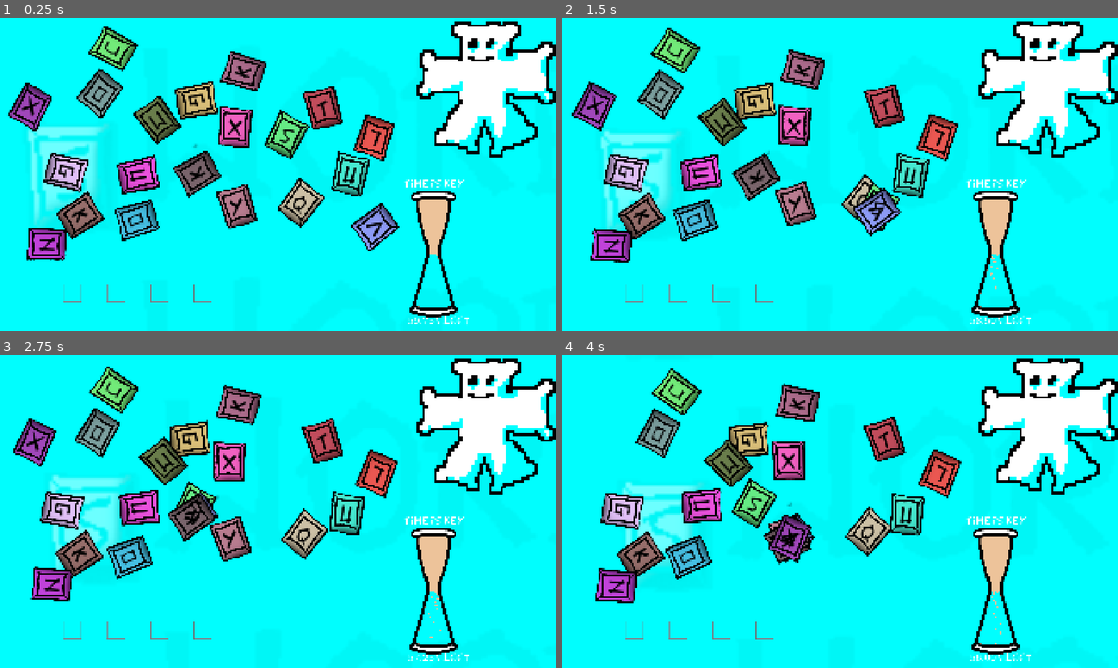
Above: before the commit, frames 1-4 (two rows, left to right).
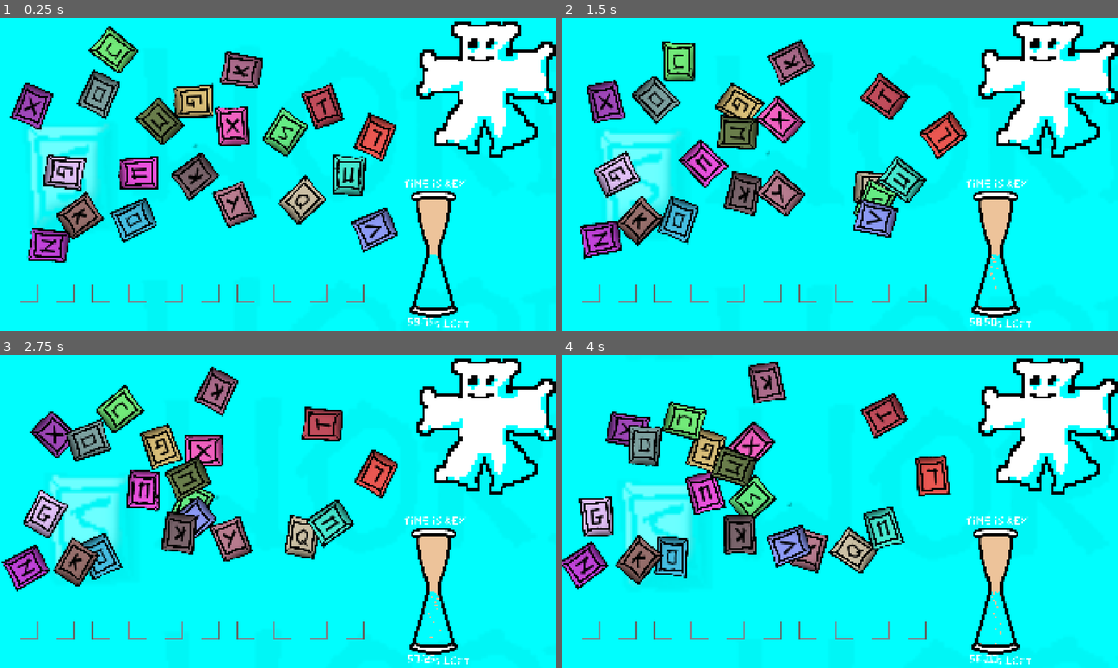
Above: after the commit, the same moments.

Repository: perlindgren/s_word
Game: Godot game, scene res://scenes/main.tscn
Two runs of this game, one before a commit and one after it. Both use one fixed random seed, a clock stepped at 60 frames per second and the inputs below.
Inputs (mouse positions are in pixels of both pictures, inside the frame that each line leads up to):
- Up to frame 1 (0.25 s): no input
- Up to frame 2 (1.5 s): drag from (845, 133) to (940, 227) at 0.52 s; drag from (934, 230) to (756, 177) at 1.27 s
- Up to frame 3 (2.75 s): move the mouse to (305, 536) at 2.02 s; click (305, 536) at 2.17 s
- Up to frame 4 (4 s): drag from (756, 517) to (595, 442) at 2.77 s; drag from (600, 442) to (789, 536) at 3.52 s

The runs differ from the first frame. In frame 1, 10% of the frame differs, in the area x 1-85%, y 2-99%; in frame 2, 16%; in frame 3, 17%; in frame 4, 19%, in the area x 0-85%, y 2-99%.

Commit message:
board gameplay works besides flipping

Diff:
--- a/project.godot
+++ b/project.godot
@@ -13,6 +13,7 @@
 config/name="sWord"
 run/main_scene="uid://c08ajglgtevpi"
 config/features=PackedStringArray("4.7", "Forward Plus")
+run/max_fps=60
 
 [autoload]
 
--- a/scenes/brick.tscn
+++ b/scenes/brick.tscn
@@ -7,29 +7,28 @@
 [sub_resource type="RectangleShape2D" id="RectangleShape2D_srqkv"]
 size = Vector2(64, 64)
 
-[node name="Brick" type="Area2D" unique_id=273881986]
+[node name="Brick" type="Area2D" unique_id=273881986 groups=["bricks_and_borders"]]
 script = ExtResource("1_0w5h4")
+
+[node name="Sprite2D" type="Sprite2D" parent="." unique_id=2009699247]
+scale = Vector2(0.75, 0.75)
+texture = ExtResource("3_7mekc")
 
 [node name="Label" type="Label" parent="." unique_id=1139539660]
 modulate = Color(0, 0, 0, 1)
-z_index = 1
 anchors_preset = 8
 anchor_left = 0.5
 anchor_top = 0.5
 anchor_right = 0.5
 anchor_bottom = 0.5
 offset_left = -20.0
-offset_top = -29.0
+offset_top = -32.5
 offset_right = 20.0
-offset_bottom = 29.0
+offset_bottom = 32.5
 grow_horizontal = 2
 grow_vertical = 2
 theme_override_fonts/font = ExtResource("2_c34n8")
 theme_override_font_sizes/font_size = 64
 
-[node name="Sprite2D" type="Sprite2D" parent="." unique_id=2009699247]
-scale = Vector2(0.75, 0.75)
-texture = ExtResource("3_7mekc")
-
 [node name="CollisionShape2D" type="CollisionShape2D" parent="." unique_id=1606817143]
 shape = SubResource("RectangleShape2D_srqkv")
--- a/scenes/main.tscn
+++ b/scenes/main.tscn
@@ -34,7 +34,8 @@
 
 [node name="Main" type="Node2D" unique_id=943896723]
 script = ExtResource("1_sugp2")
-slots_space = 150.0
+brick_rotation_speed = 1.0
+slots_nr = 10
 
 [node name="CanvasLayer" type="CanvasLayer" parent="." unique_id=394326658]
 layer = -10
@@ -85,7 +86,7 @@
 randomness = 0.1
 process_material = SubResource("ParticleProcessMaterial_srqkv")
 
-[node name="Label" type="Label" parent="Hourglass" unique_id=1868858888]
+[node name="TimeIsKey" type="Label" parent="Hourglass" unique_id=1868858888]
 offset_left = -210.0
 offset_top = -514.0
 offset_right = 212.0
@@ -104,28 +105,36 @@
 theme_override_font_sizes/font_size = 64
 text = "60.0"
 
-[node name="Walls" type="Node2D" parent="." unique_id=482203113 groups=["bricks_and_borders"]]
+[node name="SLEFT" type="Label" parent="Hourglass" unique_id=306796353]
+offset_top = 456.0
+offset_right = 319.0
+offset_bottom = 544.0
+theme_override_fonts/font = ExtResource("8_tipki")
+theme_override_font_sizes/font_size = 64
+text = "S LEFT "
+
+[node name="Walls" type="Node2D" parent="." unique_id=482203113]
 position = Vector2(695, 836)
 
-[node name="Top" type="StaticBody2D" parent="Walls" unique_id=1935853392]
+[node name="Top" type="Area2D" parent="Walls" unique_id=1289642757 groups=["bricks_and_borders"]]
 position = Vector2(-7, -824)
 
-[node name="CollisionShape2D" type="CollisionShape2D" parent="Walls/Top" unique_id=48677673]
+[node name="CollisionShape2D" type="CollisionShape2D" parent="Walls/Top" unique_id=261139423]
 shape = ExtResource("9_choun")
 
-[node name="Right" type="StaticBody2D" parent="Walls" unique_id=1129950700]
+[node name="Right" type="Area2D" parent="Walls" unique_id=2022173624 groups=["bricks_and_borders"]]
 position = Vector2(681, -413)
 
 [node name="CollisionShape2D" type="CollisionShape2D" parent="Walls/Right" unique_id=261860743]
 shape = ExtResource("10_ya4ey")
 
-[node name="Left" type="StaticBody2D" parent="Walls" unique_id=1308583155]
+[node name="Left" type="Area2D" parent="Walls" unique_id=1753534481 groups=["bricks_and_borders"]]
 position = Vector2(-687, -410)
 
 [node name="CollisionShape2D" type="CollisionShape2D" parent="Walls/Left" unique_id=416461170]
 shape = ExtResource("10_ya4ey")
 
-[node name="Bottom" type="StaticBody2D" parent="Walls" unique_id=362291498]
+[node name="Bottom" type="Area2D" parent="Walls" unique_id=641987870 groups=["bricks_and_borders"]]
 
 [node name="CollisionShape2D" type="CollisionShape2D" parent="Walls/Bottom" unique_id=911688766]
 shape = ExtResource("9_choun")
--- a/scripts/brick.gd
+++ b/scripts/brick.gd
@@ -1,4 +1,4 @@
-extends Area2D
+class_name Brick extends Area2D
 
 @export var move_speed: Vector2 = Vector2(10.0, 5)
 @export var rotation_speed: float = 0.01
@@ -7,20 +7,39 @@
 var old_rotation: float
 var click_offset: Vector2 = Vector2.ZERO
 
+@onready var main : Main = get_node("..")
+@onready var walls_top: Area2D = get_node("../Walls/Top")
+@onready var walls_left: Area2D = get_node("../Walls/Left")
+@onready var walls_right: Area2D = get_node("../Walls/Left")
+@onready var walls_bottom: Area2D = get_node("../Walls/Left")
+
 @onready var starting_position: Vector2 = global_position
 # Keeps track of the slot this item currently lives in
 var current_slot: Area2D = null
 
-func _process(delta: float) -> void:
+func _physics_process(delta: float) -> void:
 	if is_dragging:
 		global_position = get_global_mouse_position() - click_offset
 	else:
+		#print("self ", self)
 		if current_slot == null:
+			#await get_tree().process_frame
 			var overlapping_areas = get_overlapping_areas()
 			for area in overlapping_areas:
 				if area.is_in_group("bricks_and_borders"):
-					print("collision with", area)
-					break
+					# print(self, "collision with ", area)
+					match area:
+						[walls_top, walls_bottom]:
+							move_speed.y = -move_speed.y
+						[walls_left, walls_right]:
+							move_speed.x = -move_speed.x
+						_:
+							move_speed = -move_speed
+					rotation_speed = clampf(-rotation_speed * 1.1, -main.brick_max_rotation_speed, main.brick_max_rotation_speed)
+					position += 2 * move_speed * delta
+
+					break # only collide in one direction
+			# print("collision resolved for ", self)
 			position += move_speed * delta
 			rotation += rotation_speed * delta
 		else:
@@ -64,18 +83,18 @@
 
 	if target_slot:
 		if target_slot.current_item == null:
-			# Case A: Slot is empty. Clear old slot, occupy new slot.
+			# Clear old slot, occupy new slot.
 			if current_slot:
 				current_slot.current_item = null
 
 			snap_to_slot(target_slot)
 
 		elif target_slot.current_item == self:
-			# Case B: Dropped back into its own slot. Just snap back.
+			# Dropped back into its own slot. Just snap back.
 			snap_to_slot(target_slot)
 
 		else:
-			# Case C: Slot is occupied. Trigger the swap!
+			# Slot is occupied. Trigger the swap!
 			var existing_item = target_slot.current_item
 
 			if current_slot:
@@ -90,13 +109,19 @@
 
 			snap_to_slot(target_slot)
 	else:
-		print("drop at arbitrary position, current slot", current_slot)
-		if current_slot:
-			current_slot.current_item = null
-		current_slot = null
-		rotation = old_rotation
-		# Dropped in empty space, slide back home
-		# return_to_position(starting_position)
+		print("drop at arbitrary position, current slot", current_slot, ", position ", position)
+		var rect = Rect2(main.brick_area_pos, main.brick_area_size)
+		print("rect ", rect)
+
+		if rect.has_point(position):
+			print(" has point")
+			if current_slot:
+				current_slot.current_item = null
+			current_slot = null
+			rotation = old_rotation
+		else:
+			# Dropped in empty space, slide back home
+			return_to_position(starting_position)
 
 func snap_to_slot(slot: Area2D) -> void:
 	print("snap_to_slot")
--- a/scripts/hourglass.gd
+++ b/scripts/hourglass.gd
@@ -10,11 +10,15 @@
 
 func _process(delta) -> void:
 	curr_time -= delta
-	material.set_shader_parameter("ratio", 0.5 - curr_time/(2 * time))
-	seconds.text = str("%.2f" % curr_time + "S LEFT")
-	if curr_time < 10.0:
-		seconds.modulate = Color.DARK_RED
-	else:
-		seconds.modulate = Color.WHITE
 	if curr_time < 0:
 		curr_time = time;
+		print("you loose")
+
+	material.set_shader_parameter("ratio", 0.5 - curr_time/(2 * time))
+	seconds.text = str("%*.*f" % [5, 2,curr_time])
+	if curr_time < 10.0 and 10 / curr_time - int(10/curr_time)> 0.5 :
+		modulate = Color.RED# Color(1 - curr_time * 0.1, 0, 0, 1)
+	else:
+		modulate = Color.WHITE
+	if curr_time < 0:
+		curr_time = time;
--- a/scripts/main.gd
+++ b/scripts/main.gd
@@ -1,18 +1,17 @@
-extends Node2D
+class_name Main extends Node2D
 
 @export var bricks_nr : int = 20
-@export var brick_pos : Vector2 = Vector2(100.0, 100.0)
+@export var brick_area_pos : Vector2 = Vector2(100.0, 100.0)
 @export var brick_area_size : Vector2 = Vector2(1200.0, 700.0)
 @export var brick_color_min : float = 0.25
 @export var brick_color_max : float = 1.00
+@export var brick_speed : float = 50
 @export var brick_rotation_speed : float = 0.05
-
+@export var brick_max_rotation_speed : float = 1.0
 @export var slots_nr : int = 5
 @export var slots_pos : Vector2 = Vector2(100.0, 950.0)
 @export var slots_space : float = 125
-
 @export var n_char : int = 25
-
 
 const brick_resource : Resource = preload("res://scenes/brick.tscn")
 const slot_resource : Resource = preload("res://scenes/slot.tscn")
@@ -22,6 +21,7 @@
 	print("main: _ready")
 
 	var positions : Array[Vector2]= []
+	var nr_overlaps : int = 0
 	for i in range(0, bricks_nr):
 		# generate
 		var pos : Vector2;
@@ -31,24 +31,32 @@
 				func (v: Vector2) -> bool:
 					return pos.distance_to(v) < 150
 			):
-				print("overlap ", pos)
+				# print("overlap ", pos)
+				nr_overlaps += 1
 			else:
 				break
 
+		print("i, nr_overlaps ", nr_overlaps)
 		# print("add pos ", pos, " to ", positions)
 		positions.push_back(pos)
 
 		var brick_instance = brick_resource.instantiate()
-		brick_instance.position = pos + brick_pos
+		brick_instance.position = pos + brick_area_pos
 		brick_instance.modulate = Color(rng.randf_range(brick_color_min, brick_color_max), rng.randf_range(brick_color_min, brick_color_max), rng.randf_range(brick_color_min, brick_color_max), 1.0)
 		brick_instance.rotation = randf() * TAU
 		brick_instance.old_rotation = brick_instance.rotation
-		brick_instance.get_child(0).text = String.chr(65 + randi() % n_char)
-		brick_instance.move_speed = Vector2(rng.randf_range(-10, 10), rng.randf_range(-10, 10))
+		brick_instance.get_node("Label").text = String.chr(65 + randi() % n_char)
+		brick_instance.move_speed = Vector2(rng.randf_range(-brick_speed, brick_speed), rng.randf_range(-brick_speed, brick_speed))
 		brick_instance.rotation_speed = rng.randf_range(-brick_rotation_speed, brick_rotation_speed)
+		brick_instance.z_index = i
 		add_child(brick_instance)
 
-	for i in range(1, slots_nr):
+	for i in range(0, slots_nr):
 		var slot_instance = slot_resource.instantiate()
 		slot_instance.position = Vector2(slots_space * i, 0.0) + slots_pos
 		add_child(slot_instance)
+
+	# Formatting examples
+	# print(str("%*.*f" % [5, 2, 0]))
+	# print(str("%*.*f" % [5, 2, 60.23]))
+	# print(str("%*.*f" % [5, 2, 3.2]))
--- a/scripts/slot.gd
+++ b/scripts/slot.gd
@@ -1,4 +1,4 @@
-extends Area2D
+class_name Slot extends Area2D
 
 # Keeps track of which item is currently occupying this slot
 var current_item: Area2D = null
Binary file changed: assets/fonts/JameGem08_2026-Regular.ttf
